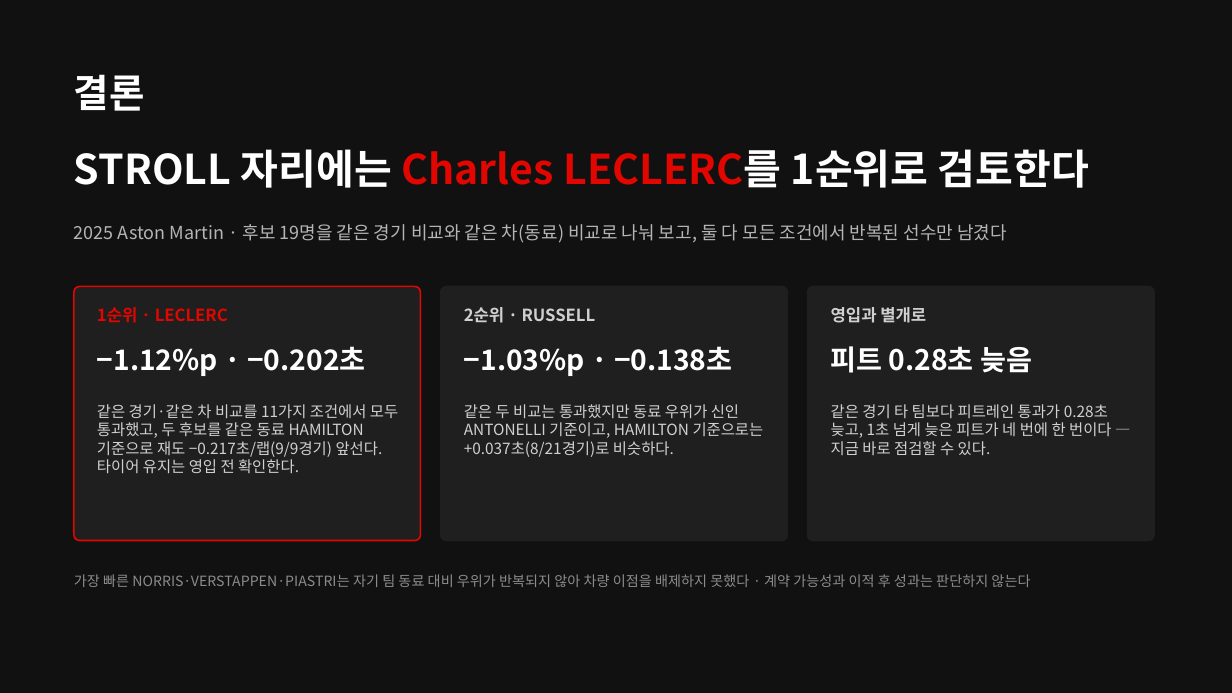
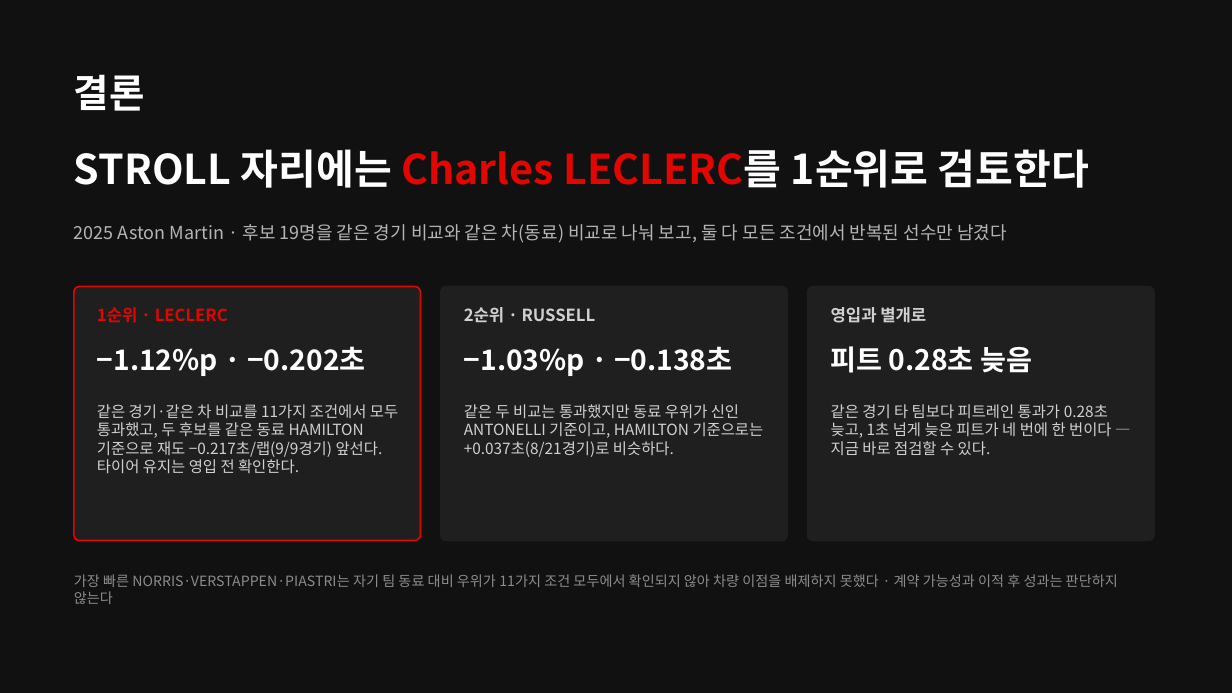
Before and after one commit to encore-ai-campus/mlo-02-p2-team1, a slide deck: slide 2 of docs/F1_TeamBuilder_발표자료.pptx. Drawn at 1232x693 pixels with LibreOffice and Linux fonts; fonts in the diff are those of the drawing. Boxes give left, top, right and bottom in pixels: in the first picture for what was removed or moved away, otherwise in the second. Text is boxed around its words. In the diff, an @@ line names an element or a change of style, - is before the commit and + after.

```diff
--- a/docs/F1_TeamBuilder_발표자료.pptx
+++ b/docs/F1_TeamBuilder_발표자료.pptx
@@ text at (74, 574, 1118, 604): text changed @@
-가장 빠른 NORRIS·VERSTAPPEN·PIASTRI는 자기 팀 동료 대비 우위가 반복되지 않아 차량 이점을 배제하지 못했다 · 계약 가능성과 이적 후 성과는 판단하지 않는다
+가장 빠른 NORRIS·VERSTAPPEN·PIASTRI는 자기 팀 동료 대비 우위가 11가지 조건 모두에서 확인되지 않아 차량 이점을 배제하지 못했다 · 계약 가능성과 이적 후 성과는 판단하지 않는다
```
Also in this commit, not shown: 5 other slides changed, 1 slide removed, 4 other files.
